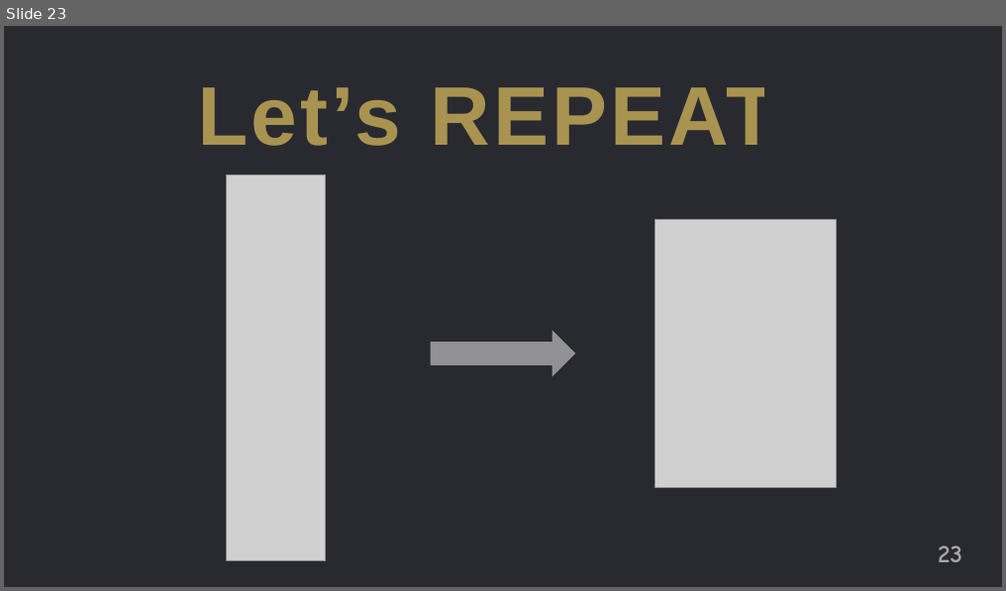
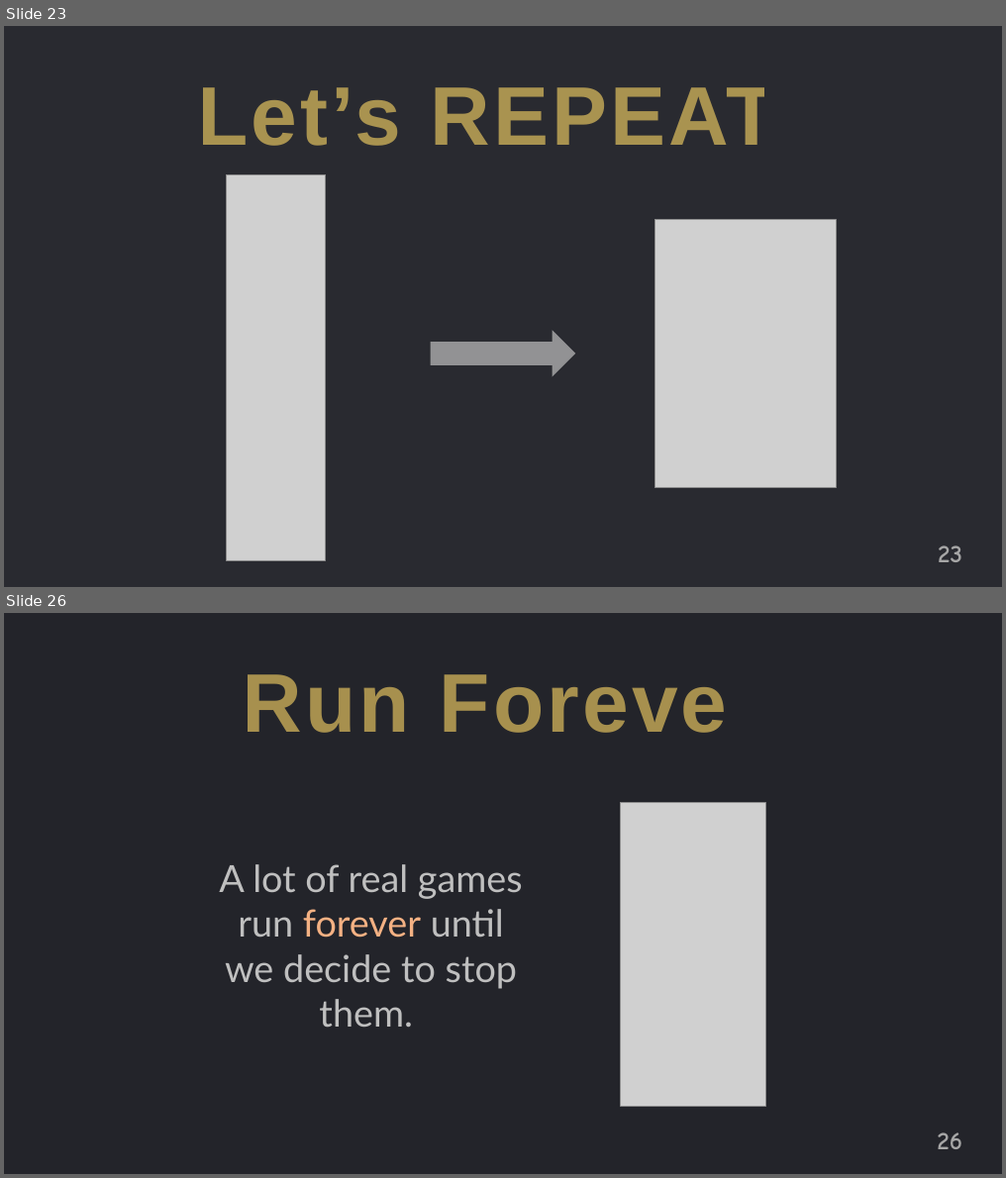
Before and after one commit to jguo108/My-Programming-Courses, a slide deck: Scratch for Newbies/Level1/Lesson 4 - Ghost Buster/Notes/Notes.pptx. Shown one above the other, each under a label of ours: slide 23 before the commit, slides 23 and 26 after it; the slides between them are not shown. The pictures are 1006x591 and 1006x1178 pixels, drawn with LibreOffice and Linux fonts; fonts in the diff are those of the drawing; grey boxes stand for pictures. Boxes give left, top, right and bottom in pixels: in the first picture for what was removed or moved away, otherwise in the second. Text is boxed around its words. In the diff, an @@ line names an element or a change of style, - is before the commit and + after.

```diff
--- a/Scratch for Newbies/Level1/Lesson 4 - Ghost Buster/Notes/Notes.pptx
+++ b/Scratch for Newbies/Level1/Lesson 4 - Ghost Buster/Notes/Notes.pptx
@@ slide 26 added at <box>4,613,1002,1174</box>, background #FFFFFF @@
@@ rectangle added at <box>4,613,1002,1174</box>, fill #23242A @@
@@ text added at <box>243,674,763,733</box>, 80 pt, text #FFD966 at 60% opacity, bold @@
+Run Forever
@@ picture added at <box>620,803,765,1106</box> @@
@@ text added at <box>219,864,523,1028</box>, 36 pt, text #BFBFBF @@
+A lot of real games run forever until we decide to stop them.
@@ page number added at <box>937,1133,962,1150</box>, 24 pt, text #A6A6A6, bold @@
+26
```
Also in this commit, not shown: 8 other slides added, 18 other files.
